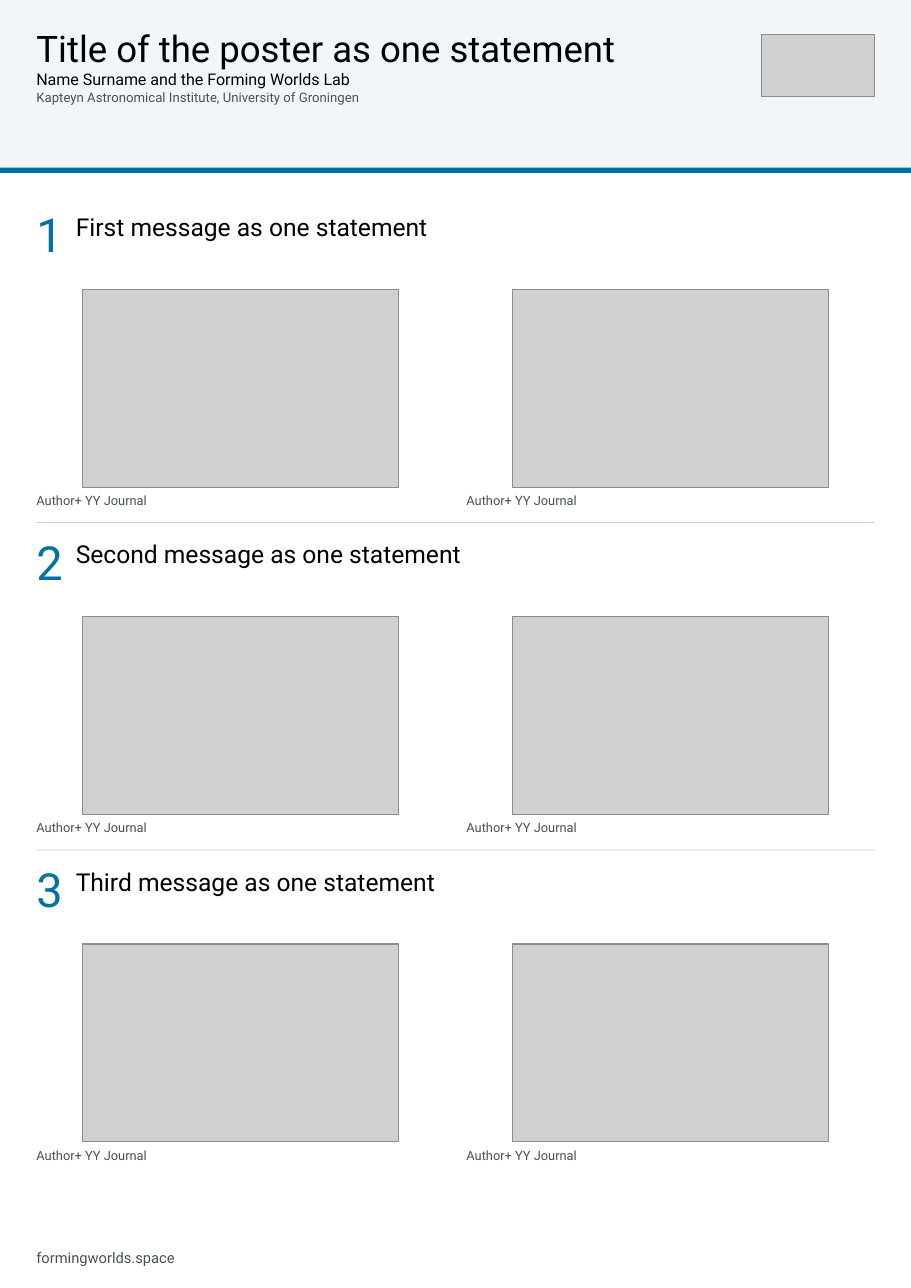
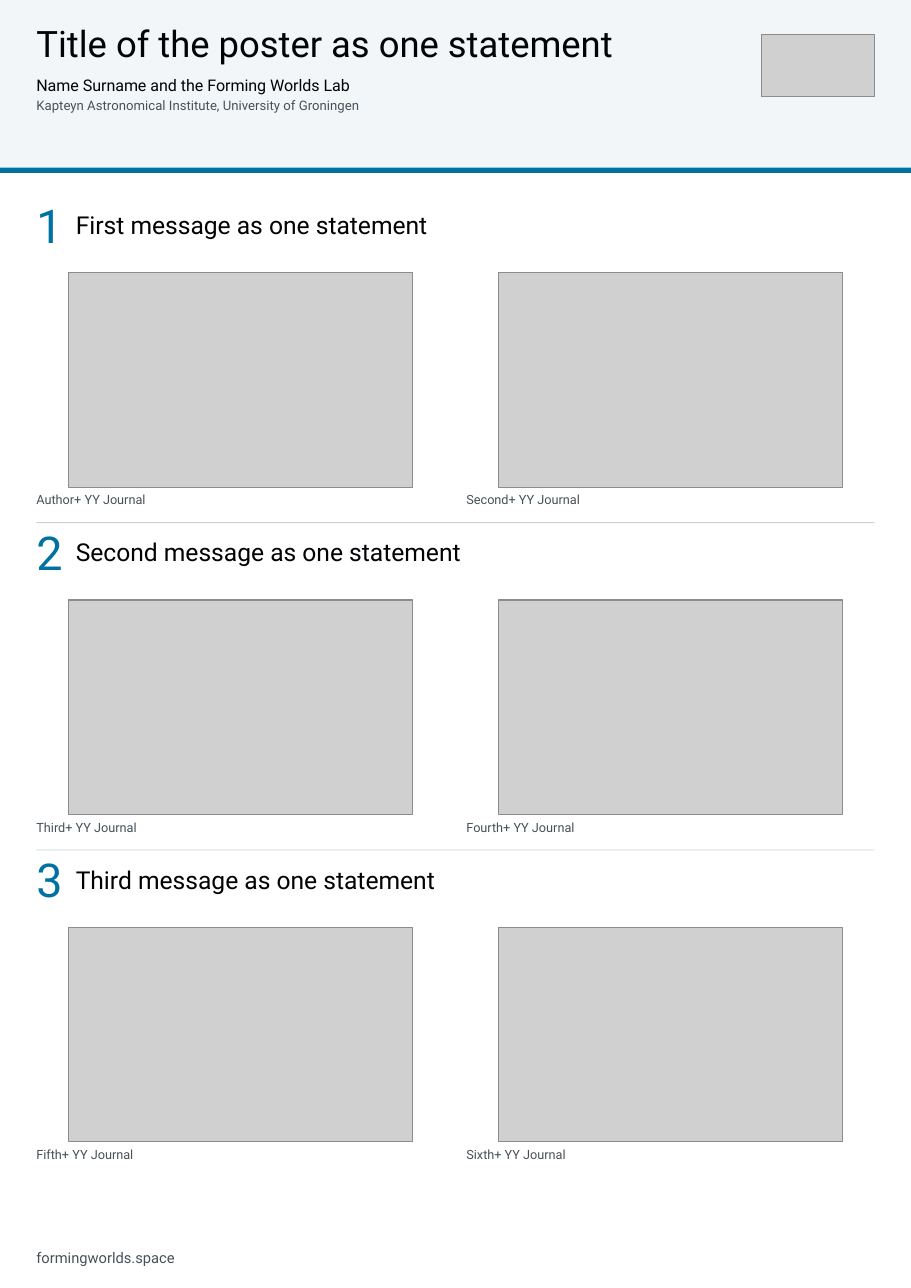
Before and after one commit to FormingWorlds/fwl-visual-language, a slide deck: slide 2 of templates/Forming Worlds Poster (a4).pptx. Drawn at 911x1288 pixels with LibreOffice and Linux fonts; fonts in the diff are those of the drawing; grey boxes stand for pictures. Boxes give left, top, right and bottom in pixels: in the first picture for what was removed or moved away, otherwise in the second. Text is boxed around its words. In the diff, an @@ line names an element or a change of style, - is before the commit and + after.

Commit message:
Measure every poster text and keep the PowerPoint posters to the same rules
A long title ran over the header rule and a long reference reached the separator line. Both builders now measure every text: a statement may push its figures down, while a title block, a reference or a contact line that does not fit its space stops the build with an error that names it. The PowerPoint builder measures with the bundled Geist faces, sets the LaTeX line pitch as an exact spacing, converts design units with 72 points per inch, and spaces the header lines as LaTeX does; figures in the light look fill their box in both builders. The placeholder figure is a file in the package, so the template build does not depend on the PNG encoder. The tests check every text, the colours of ground, header and rule, statements that push their figures, text that does not fit, figure aspects, panels and type sizes, and the CI LaTeX job runs the new compile tests.

```diff
--- a/templates/Forming Worlds Poster (a4).pptx
+++ b/templates/Forming Worlds Poster (a4).pptx
@@ text "Title of the poster as ..." at [36, 29, 613, 113]: size 23.9 to 23.8 pt in "Title of the poster as one statement"; line spacing 1 to 25.7pt; line spacing 1 to 12pt; more space between paragraphs; line spacing 1 to 9.9pt @@
@@ line spacing 1 to 18pt in 3 elements at [76, 542, 460, 566], [76, 870, 434, 894], [76, 216, 427, 239] @@
@@ picture: place and size @@
-picture at [83, 290, 399, 488]
+picture at [68, 272, 412, 487]
@@ picture: place and size @@
-picture at [512, 290, 828, 488]
+picture at [499, 272, 843, 487]
@@ text "Author+ YY Journal" at [36, 494, 145, 504]: size 8.4 to 8.3 pt; line spacing 1 to 9.6pt @@
@@ text at [466, 494, 579, 504]: text changed; size 8.4 to 8.3 pt @@
-Author+ YY Journal
+Second+ YY Journal
@@ picture: place and size @@
-picture at [83, 617, 399, 815]
+picture at [68, 600, 412, 815]
@@ picture: place and size @@
-picture at [512, 617, 828, 815]
+picture at [499, 600, 843, 815]
@@ text at [36, 822, 137, 832]: text changed; size 8.4 to 8.3 pt @@
-Author+ YY Journal
+Third+ YY Journal
@@ text at [466, 822, 575, 832]: text changed; size 8.4 to 8.3 pt @@
-Author+ YY Journal
+Fourth+ YY Journal
@@ size 30.7 to 30.5 pt; line spacing 1 to 30.5pt in 3 elements at [36, 209, 62, 243], [36, 536, 62, 570], [36, 863, 62, 898] @@
@@ picture: place and size @@
-picture at [83, 944, 399, 1142]
+picture at [68, 928, 412, 1142]
@@ picture: place and size @@
-picture at [512, 944, 828, 1142]
+picture at [499, 928, 843, 1142]
@@ text at [36, 1149, 134, 1159]: text changed; size 8.4 to 8.3 pt @@
-Author+ YY Journal
+Fifth+ YY Journal
@@ text at [466, 1149, 565, 1159]: text changed; size 8.4 to 8.3 pt @@
-Author+ YY Journal
+Sixth+ YY Journal
```
Also in this commit, not shown: 1 other slide changed, 9 other files.
